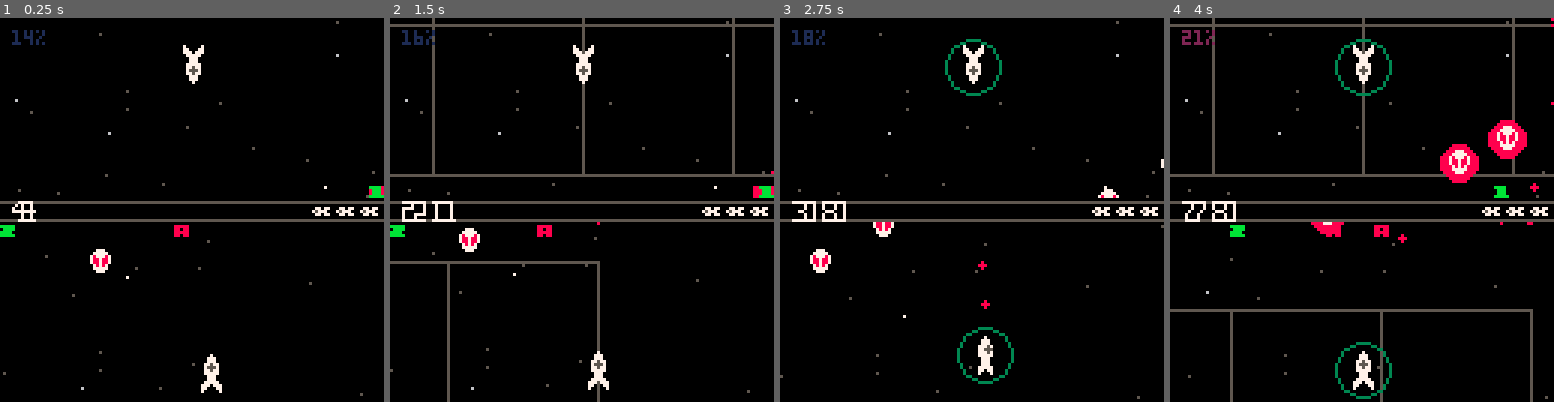
Above: before the commit, frames 1-4 (left to right).
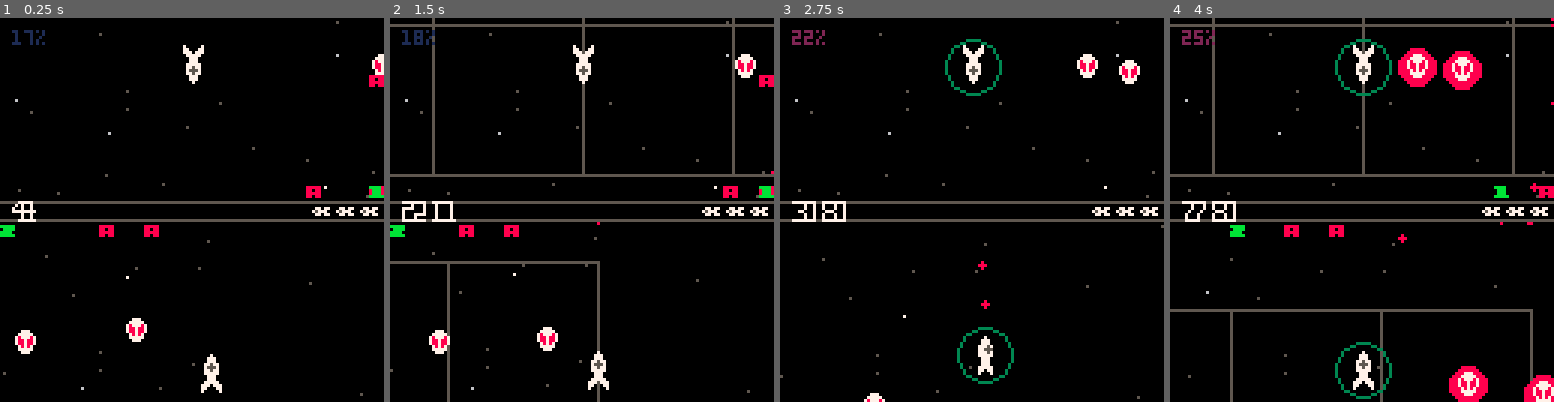
Above: after the commit, the same moments.

Repository: catnipped/friendlyfire
Game: PICO-8 cartridge friendlyfire.p8
Same seed, same stepped clock (60 frames per second), same inputs: the game is played once before the commit and once after it.
Inputs:
- Up to frame 1 (0.25 s): no input
- Up to frame 2 (1.5 s): tap O (Z key) at 0.7 s
- Up to frame 3 (2.75 s): hold Right 1.6-2.1 s; tap O (Z key) at 1.7, 2.1, 2.5 s; hold Up 2.15-2.42 s; hold Right from 2.47 s (still down)
- Up to frame 4 (4 s): tap O (Z key) at 2.9, 3.3, 3.7 s; release Right at 3.03 s; hold Left 3.08-3.58 s; hold Down 3.63-3.97 s

The runs differ from the first frame. In frame 1, 1.5% of the frame differs, in the area x 3-100%, y 3-88%; in frame 2, 1.6%; in frame 3, 1.3%; in frame 4, 4.9%, in the area x 6-100%, y 3-100%.

Commit message:
enemyFollow

Diff:
--- a/friendlyfire.p8
+++ b/friendlyfire.p8
@@ -9,6 +9,7 @@
 -- • shield system
 -- • dash
 -- • wave system
+-- • design wave 1-10
 -- • menu
 -- • highscores
 -- • UI
@@ -37,7 +38,7 @@
 			{ id = 1,
 				x = 100,
 				y = 100,
-				rad = 2,
+				rad = 3,
 				vx = 0,
 				vy = 0,
 				cam = {
@@ -53,7 +54,7 @@
 			{ id = 2,
 				x = 0,
 				y = 0,
-				rad = 2,
+				rad = 3,
 				vx = 0,
 				vy = 0,
 				cam = {
@@ -73,8 +74,9 @@
 		time = 0
 	}
 	printh("init")
-	state.enemies[1] = spawnEnemy({64,64},"alien")
-	state.enemies[2] = spawnEnemy({89,45},"alien")
+	for i = 1,4 do
+		add(state.enemies, spawnEnemy({rnd(100),rnd(100)},"alien"))
+	end
 end
 
 function initStars(a,layer)
@@ -363,7 +365,7 @@
 			movement = function(enemy,time)
 
 				local closestPlayer = getClosestPlayer(enemy.x,enemy.y)
-				local directionOfPlayer = normalizedVector(enemy,closestPlayer,enemy.vector)
+				local directionOfPlayer = normalizedVectorA2B(enemy,closestPlayer,enemy.vector)
 				enemy.vector = {
 					lerp(enemy.vector[1],directionOfPlayer[1],0.01),
 					lerp(enemy.vector[2],directionOfPlayer[2],0.01),
@@ -380,21 +382,22 @@
 end
 
 function getClosestPlayer(x,y)
-	local p = nil
+	local p = {x = 0, y = 0}
 	local p1 = state.players[1]
 	local p2 = state.players[2]
-	local distance1 = (p1.x+p1.y)-(x+y)
-	local distance2 = (p2.x+p2.y)-(x+y)
+	local distance1 = abs((p1.x+p1.y)-(x+y))
+	local distance2 = abs((p2.x+p2.y)-(x+y))
+
 	if distance1 < distance2 then
 		p = p1
-	else
+	elseif distance2 < distance1 then
 		p = p2
 	end
 	return p
 end
 
-function normalizedVector(entityA,entityB,vector)
-	local magnitude = pythagoras(entityA.x,entityA.y,entityB.x,entityB.y)
+function normalizedVectorA2B(entityA,entityB,vector)
+	local magnitude = abs(pythagoras(entityA.x,entityA.y,entityB.x,entityB.y))
 	if magnitude > 0 then
 		vector = {(entityB.x-entityA.x)/magnitude,(entityB.y-entityA.y)/magnitude}
 	end
@@ -404,20 +407,24 @@
 function updateEnemies(e, time, events)
 	local les = e
 	les = funmap(les, function(le)
-		local collided = funmap(les, function(i)
-			if i != le then
-				printh(collisionCheck(le.x, le.y, i.x, i.y, le.rad, i.rad))
-				return collisionCheck(le.x, le.y, i.x, i.y, le.rad, i.rad)
+		each(les, function(i)
+			if i != le and collisionCheck(le.x, le.y, i.x, i.y, le.rad, i.rad) then
+				local vector = normalizedVectorA2B(le,i,le.vector)
+				le.x -= vector[1] * (le.velocity *3)
+				le.y -= vector[2] * (le.velocity *3)
 			end
 		end)
-		if collided[1] then
-			le.x += le.vector[1] * -le.velocity
-			le.y += le.vector[2] * -le.velocity
-		else
-			le.x += le.vector[1] * le.velocity
-
-			le.y += le.vector[2] * le.velocity
-		end
+		each(state.players, function(i)
+			if i != le and collisionCheck(le.x, le.y, i.x, i.y, le.rad, i.rad) then
+				local vector = normalizedVectorA2B(le,i,le.vector)
+				le.x -= vector[1] * (le.velocity *3)
+				le.y -= vector[2] * (le.velocity *3)
+			end
+		end)
+
+		le.x += le.vector[1] * le.velocity
+		le.y += le.vector[2] * le.velocity
+
 		le.movement(le,time)
 		return le
 	end)
